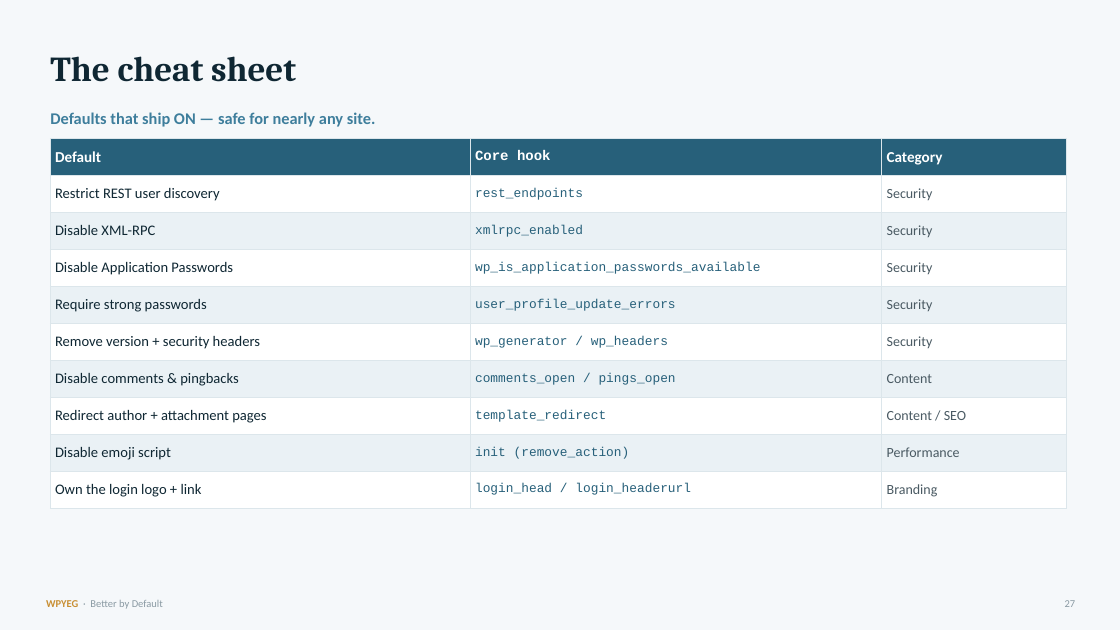
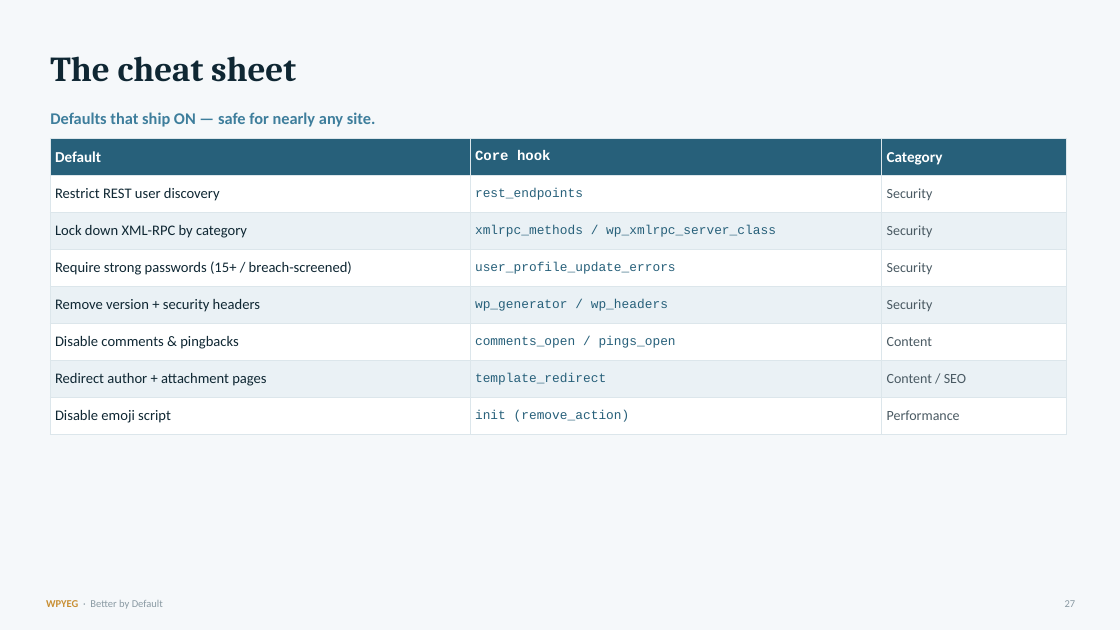
Before and after one commit to WPYEG/Better-by-Default, a slide deck: slide 27 of workshop/Better-by-Default.pptx. Drawn at 1120x630 pixels with LibreOffice and Linux fonts; fonts in the diff are those of the drawing. Boxes give left, top, right and bottom in pixels: in the first picture for what was removed or moved away, otherwise in the second. Text is boxed around its words. In the diff, an @@ line names an element or a change of style, - is before the commit and + after.

```diff
--- a/workshop/Better-by-Default.pptx
+++ b/workshop/Better-by-Default.pptx
@@ table at (50,139,1067,427) @@
-row 3: Disable XML-RPC | xmlrpc_enabled | Security
-row 4: Disable Application Passwords | wp_is_application_passwords_available | Security
-row 5: Require strong passwords | user_profile_update_errors | Security
+row 3: Lock down XML-RPC by category | xmlrpc_methods / wp_xmlrpc_server_class | Security
+row 4: Require strong passwords (15+ / breach-screened) | user_profile_update_errors | Security
-row 10: Own the login logo + link | login_head / login_headerurl | Branding
```
Also in this commit, not shown: 7 other slides changed, 2 other files.
